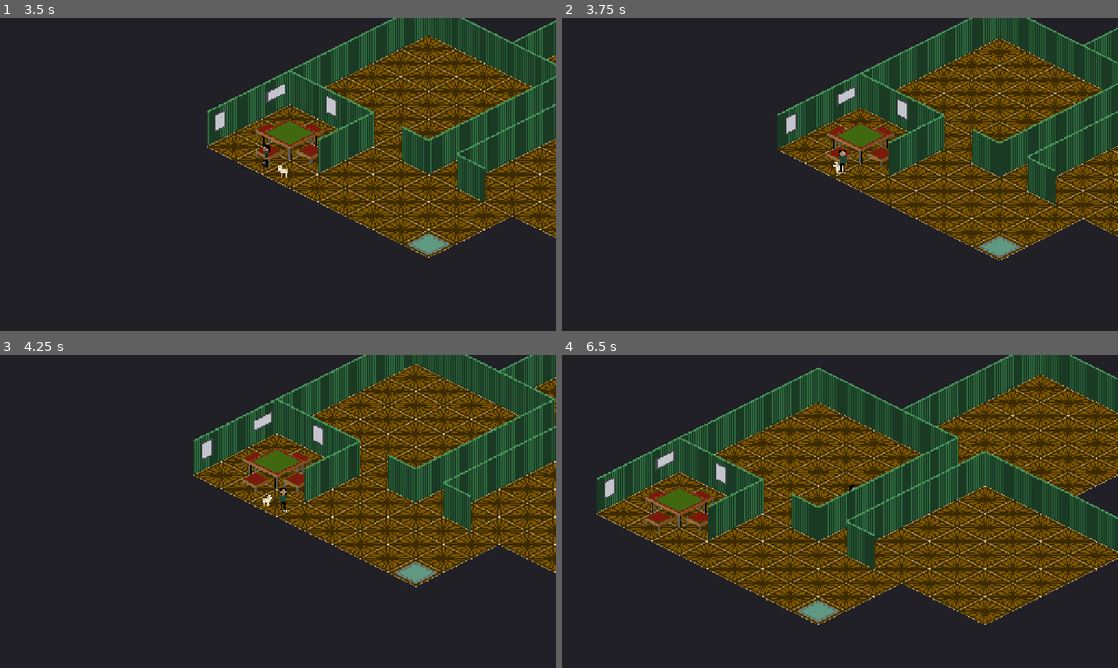
Above: before the commit, frames 1-4 (two rows, left to right).
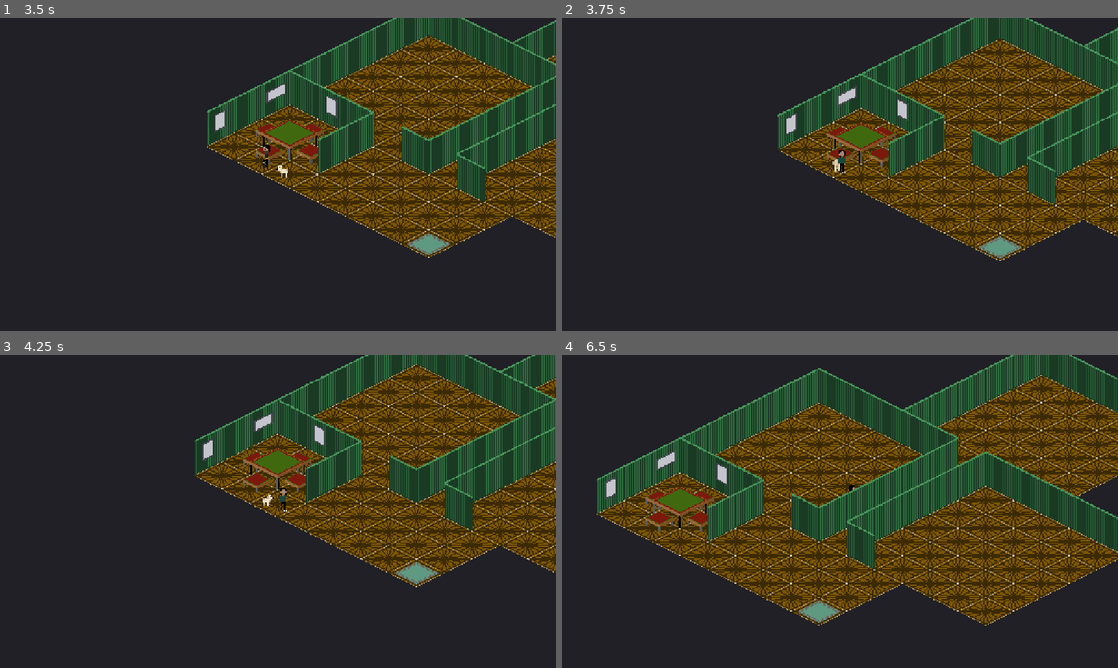
Above: after the commit, the same moments.

Repository: deets-137/DeetsLife
Game: Godot game, scene res://scenes/main.tscn
The game is run twice, just before and just after one commit, with the same random seed, the same clock (stepped at 60 frames per second) and the same inputs.
Inputs:
- Up to frame 1 (3.5 s): hold W (move_up) 0.53-2.03 s; tap E (interact) every 0.75 s from 0.6 to 2.85 s; hold A (move_left) from 2.03 s (still down)
- Up to frame 2 (3.75 s): release A (move_left) at 3.53 s; hold S (move_down) from 3.53 s (still down); tap E (interact) at 3.6 s
- Up to frame 3 (4.25 s): keep holding S (move_down)
- Up to frame 4 (6.5 s): release S (move_down) at 4.28 s; hold D (move_right) 4.28-5.03 s; tap E (interact) at 4.35, 5.1, 5.85 s; hold W (move_up) 5.03-5.78 s; hold D (move_right) from 5.78 s (still down)

Frame 1 is identical in both runs. In frame 2, 12% of the frame differs, in the area x 38-100%, y 0-78%; in frame 3, 16%; in frame 4, 27%, in the area x 6-100%, y 0-87%.

Commit message:
Sitting at the mahjong table, complete working state (reference point)
E near a stool seats the player facing the table center: four diagonal
facings from two poses + mirror (sit_down/sit_up dummies generated from
the hand-drawn idles), SIT_LIFT raises the sprite onto the cushion while
the node keeps its Y-sort anchor at the stool south corner. Verified
headless (32 checks) + in-game screenshots at all four seats.

Committed as a rewind point: sitting is being torn out next — too
complex to nail to Aditya's art standards.

Co-Authored-By: Claude Fable 5 <noreply@anthropic.com>

Diff:
--- a/game/scripts/player.gd
+++ b/game/scripts/player.gd
@@ -4,13 +4,21 @@
 
 const SPEED := 260.0
 
+## Seated visual lift, px. The seat anchor is the stool's south CORNER (chosen
+## for Y-sorting); this raises the sprite only, centering the body over the
+## stool and onto the cushion, without moving the node the sort reads.
+const SIT_LIFT := 16.0
+
 ## Which assets/sprites/<character>/ rig this body wears; multiplayer and the
 ## character creator will point this at other folders.
 @export var character := "deets"
 
 @onready var sprite: AnimatedSprite2D = $AnimatedSprite2D
+@onready var _room: Node2D = get_parent()  # main.tscn roots the player under the room
 
 var _facing := "down"
+var _seat := {}                 # the room's seat dict while seated; empty = standing
+var _stand_pos := Vector2.ZERO  # where we sat down from; standing returns here
 
 
 func _ready() -> void:
@@ -20,9 +28,41 @@
 
 func _physics_process(_delta: float) -> void:
 	var input := Input.get_vector("move_left", "move_right", "move_up", "move_down")
+	if not _seat.is_empty():
+		# Seated: interact or any movement stands back up (and the movement
+		# then carries through this same frame, so stepping away feels direct).
+		if Input.is_action_just_pressed("interact") or input != Vector2.ZERO:
+			_stand()
+		else:
+			return
+	elif Input.is_action_just_pressed("interact") and _room.has_method("request_seat"):
+		var seat: Dictionary = _room.request_seat(position)
+		if not seat.is_empty():
+			_sit(seat)
+			return
 	velocity = Vector2(input.x, input.y * 0.5) * SPEED
 	move_and_slide()
 	_update_animation(input)
+
+
+func _sit(seat: Dictionary) -> void:
+	_seat = seat
+	_stand_pos = position
+	position = seat.pos
+	velocity = Vector2.ZERO
+	_facing = seat.facing
+	sprite.flip_h = seat.flip
+	sprite.offset.y -= SIT_LIFT
+	sprite.play("sit_" + seat.facing)
+
+
+func _stand() -> void:
+	position = _stand_pos
+	_room.release_seat(_seat)
+	_seat = {}
+	sprite.offset.y += SIT_LIFT
+	sprite.flip_h = false  # seat flip mirrors the diagonal sit art; idle up/down art is unmirrored
+	sprite.play("idle_" + _facing)
 
 
 func _update_animation(input: Vector2) -> void:
--- a/game/scripts/room.gd
+++ b/game/scripts/room.gd
@@ -37,13 +37,19 @@
 ## smaller colliders leave corner pockets the player can wedge into, standing
 ## visually inside the furniture. The stools' colliders will toggle off when
 ## sitting gets built.
+## "seat_face" marks a prop as sittable: interact nearby snaps the player onto it,
+## facing that tile (the table), with the prop's collider off while occupied.
 const PROPS := [
 	{ "tex": "mahjong_table", "at": Vector2(-2.0, 1.0), "half": 0.5, "collider_half": 0.5 },
-	{ "tex": "mahjong_chair", "at": Vector2(-2.0, 0.25), "half": 0.25, "collider_half": 0.25 },  # NE seat
-	{ "tex": "mahjong_chair", "at": Vector2(-2.0, 1.75), "half": 0.25, "collider_half": 0.25 },  # SW seat
-	{ "tex": "mahjong_chair", "at": Vector2(-2.75, 1.0), "half": 0.25, "collider_half": 0.25 },  # NW seat
-	{ "tex": "mahjong_chair", "at": Vector2(-1.25, 1.0), "half": 0.25, "collider_half": 0.25 },  # SE seat
+	{ "tex": "mahjong_chair", "at": Vector2(-2.0, 0.25), "half": 0.25, "collider_half": 0.25, "seat_face": Vector2(-2.0, 1.0) },  # NE seat
+	{ "tex": "mahjong_chair", "at": Vector2(-2.0, 1.75), "half": 0.25, "collider_half": 0.25, "seat_face": Vector2(-2.0, 1.0) },  # SW seat
+	{ "tex": "mahjong_chair", "at": Vector2(-2.75, 1.0), "half": 0.25, "collider_half": 0.25, "seat_face": Vector2(-2.0, 1.0) },  # NW seat
+	{ "tex": "mahjong_chair", "at": Vector2(-1.25, 1.0), "half": 0.25, "collider_half": 0.25, "seat_face": Vector2(-2.0, 1.0) },  # SE seat
 ]
+
+## Interact-to-sit reach: squared, in screen px with y doubled back to iso-fair
+## distance. 80px covers standing in the lane beside a stool, not across the table.
+const SEAT_REACH_SQ := 80.0 * 80.0
 
 ## Wall-hung art: a 64×112 overlay PNG aligned to one wall tile's canvas (same
 ## coordinates as that room's wall texture, transparent except the piece), from
@@ -61,6 +67,7 @@
 var _walkable := {}     # Vector2i(u, v) -> true
 var _blocked_nw := {}   # Vector2i(u, v): wall between (u, v) and (u-1, v)
 var _blocked_ne := {}   # Vector2i(u, v): wall between (u, v) and (u, v-1)
+var _seats := []        # { pos, cs, facing, flip, taken } per seat prop
 
 
 func _ready() -> void:
@@ -192,6 +199,49 @@
 		cs.shape = shape
 		body.add_child(cs)
 		add_child(body)
+		if p.has("seat_face"):
+			var f: Array = _facing_toward(p.at, p.seat_face)
+			_seats.append({
+				# +1px past the prop's own Y-sort point so the sitter draws over it.
+				"pos": base + Vector2(0, 1),
+				"cs": cs,
+				"facing": f[0], "flip": f[1],
+				"taken": false,
+			})
+
+
+func _facing_toward(from_t: Vector2, to_t: Vector2) -> Array:
+	# [animation facing, flip_h] for a seat looking toward the table. Every
+	# sitter faces the table center, so seats read as the four diagonals from
+	# just two drawn poses + mirror: sit_down faces down-LEFT (flip for
+	# down-right), sit_up faces up-LEFT (flip for up-right) — same
+	# art-faces-left convention as the side walk art.
+	var d := tile_to_world(to_t.x, to_t.y) - tile_to_world(from_t.x, from_t.y)
+	return ["down" if d.y > 0.0 else "up", d.x > 0.0]
+
+
+func request_seat(from: Vector2) -> Dictionary:
+	## Claim the nearest free seat within reach of `from`, turning its collider
+	## off. Returns {} when none. Caller stands back up via release_seat.
+	var best := {}
+	var best_d := SEAT_REACH_SQ
+	for s in _seats:
+		if s.taken:
+			continue
+		var d: Vector2 = s.pos - from
+		var dist: float = d.x * d.x + (d.y * 2.0) * (d.y * 2.0)
+		if dist < best_d:
+			best_d = dist
+			best = s
+	if not best.is_empty():
+		best.taken = true
+		best.cs.set_deferred("disabled", true)
+	return best
+
+
+func release_seat(seat: Dictionary) -> void:
+	seat.taken = false
+	seat.cs.set_deferred("disabled", false)
 
 
 func _build_collision() -> void:
Binary file added: game/assets/sprites/deets/sit_down.png
Not shown, added: game/assets/sprites/deets/sit_down.png.import
Binary file added: game/assets/sprites/deets/sit_up.png
Not shown, added: game/assets/sprites/deets/sit_up.png.import
Not shown, added: game/tools/derive_character.gd.uid
Not shown, changed: CLAUDE.md
Not shown, changed: docs/BUILD_PLAN.md
Not shown, changed: docs/PIXEL_ART_GUIDE.md
